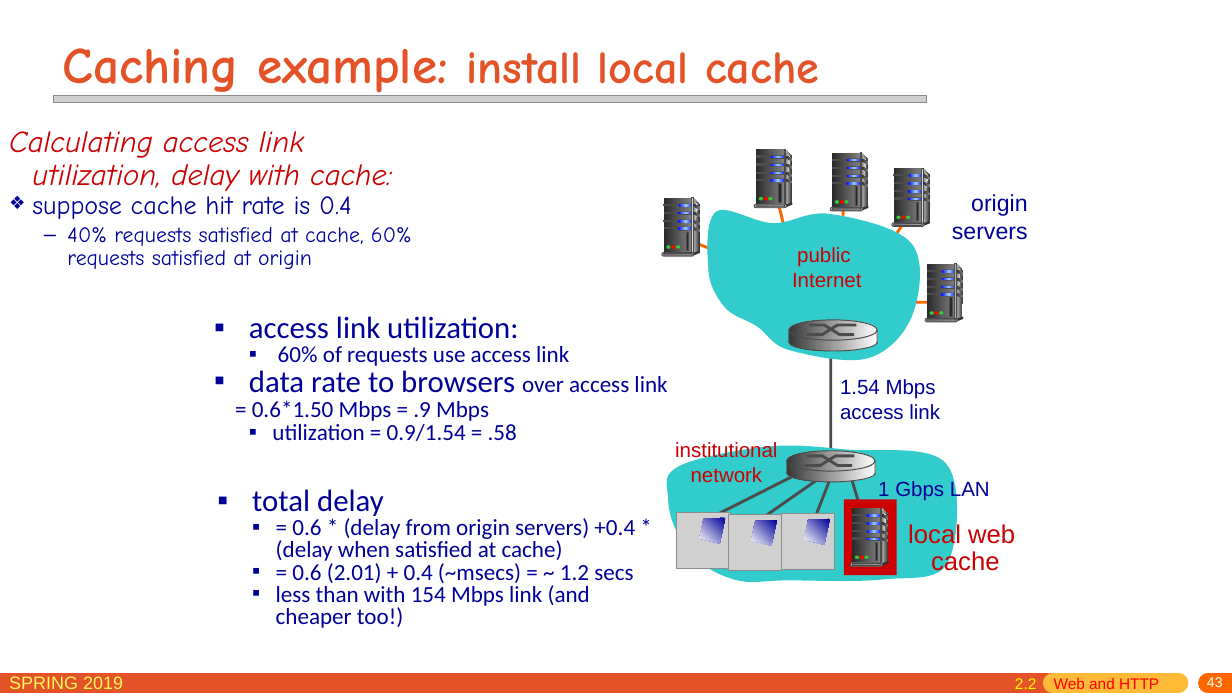
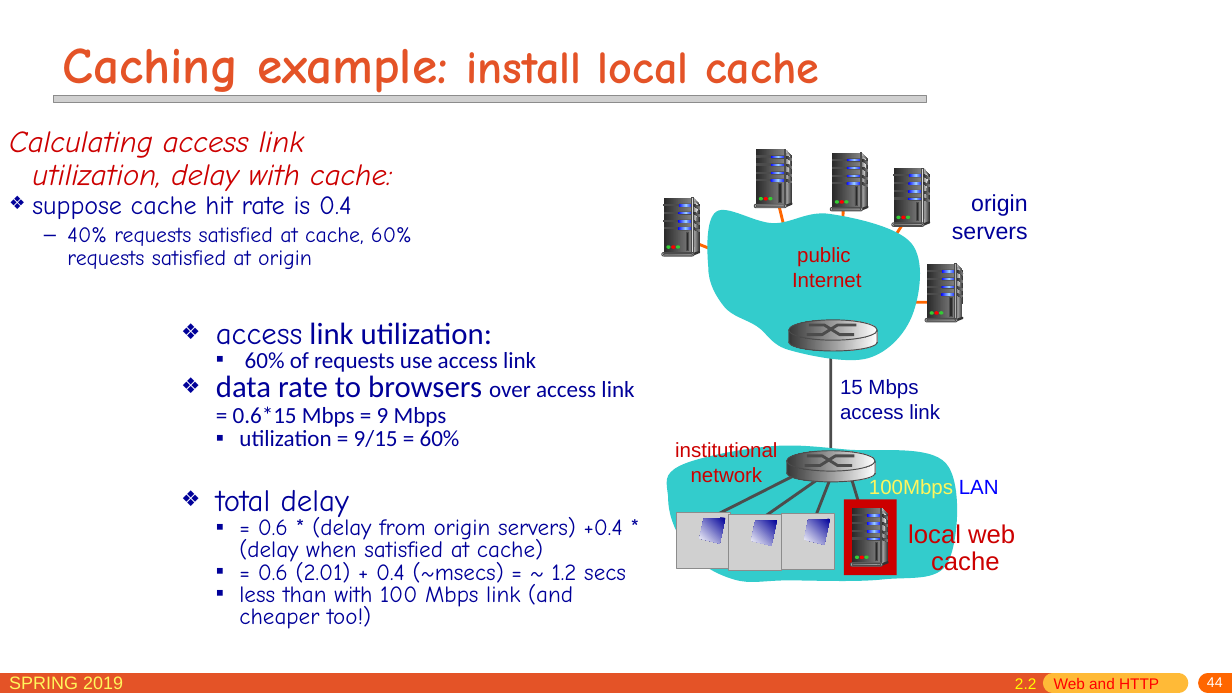
Before and after one commit to jichenghu/PPT_networkDistributed, a slide deck: slide 44 of chapter2.pptx (slide 43 before the commit). Drawn at 1232x693 pixels with LibreOffice and Linux fonts; fonts in the diff are those of the drawing; grey boxes stand for pictures. Boxes give left, top, right and bottom in pixels: in the first picture for what was removed or moved away, otherwise in the second. Text is boxed around its words. In the diff, an @@ line names an element or a change of style, - is before the commit and + after.

```diff
--- a/chapter2.pptx
+++ b/chapter2.pptx
@@ text "access link utilization:": place and size @@
-text "access link utilization:" at [249,316,667,441]
+text "access link utilization:" at [216,322,634,447]
@@ text at [216,322,492,354]: font Calibri to Comic Neue in "access"; bullet ▪ to ❖ @@
@@ text at [216,375,634,447]: text changed @@
-▪ data rate to browsers over access link
-= 0.6*1.50 Mbps = .9 Mbps
-  ▪ utilization = 0.9/1.54 = .58
+❖ data rate to browsers over access link = 0.6*15 Mbps = 9 Mbps
+  ▪ utilization = 9/15 = 60%
@@ text at [840,379,918,399]: text changed @@
-1.54 Mbps
+15 Mbps
@@ text at [869,479,999,499]: text changed; text colour #000099 to #FFF65C @@
-1 Gbps LAN
+100Mbps LAN
@@ text "total delay": place and size @@
-text "total delay" at [252,489,635,628]
+text "total delay" at [216,490,626,629]
@@ text at [216,490,626,587]: font Calibri to Comic Neue in "total delay", "= 0.6 * (delay from origin servers) ...", "= 0.6 (2.01) + 0.4 (~msecs) = ..."; bullet ▪ to ❖ @@
@@ text at [239,582,573,629]: text changed; font Calibri to Comic Neue @@
-  ▪ less than with 154 Mbps link (and cheaper too!)
+  ▪ less than with 100 Mbps link (and cheaper too!)
@@ page number at [1207,677,1223,687]: text changed @@
-43
+44
```
Also in this commit, not shown: 56 other slides changed, 1 slide added, 1 other file.
